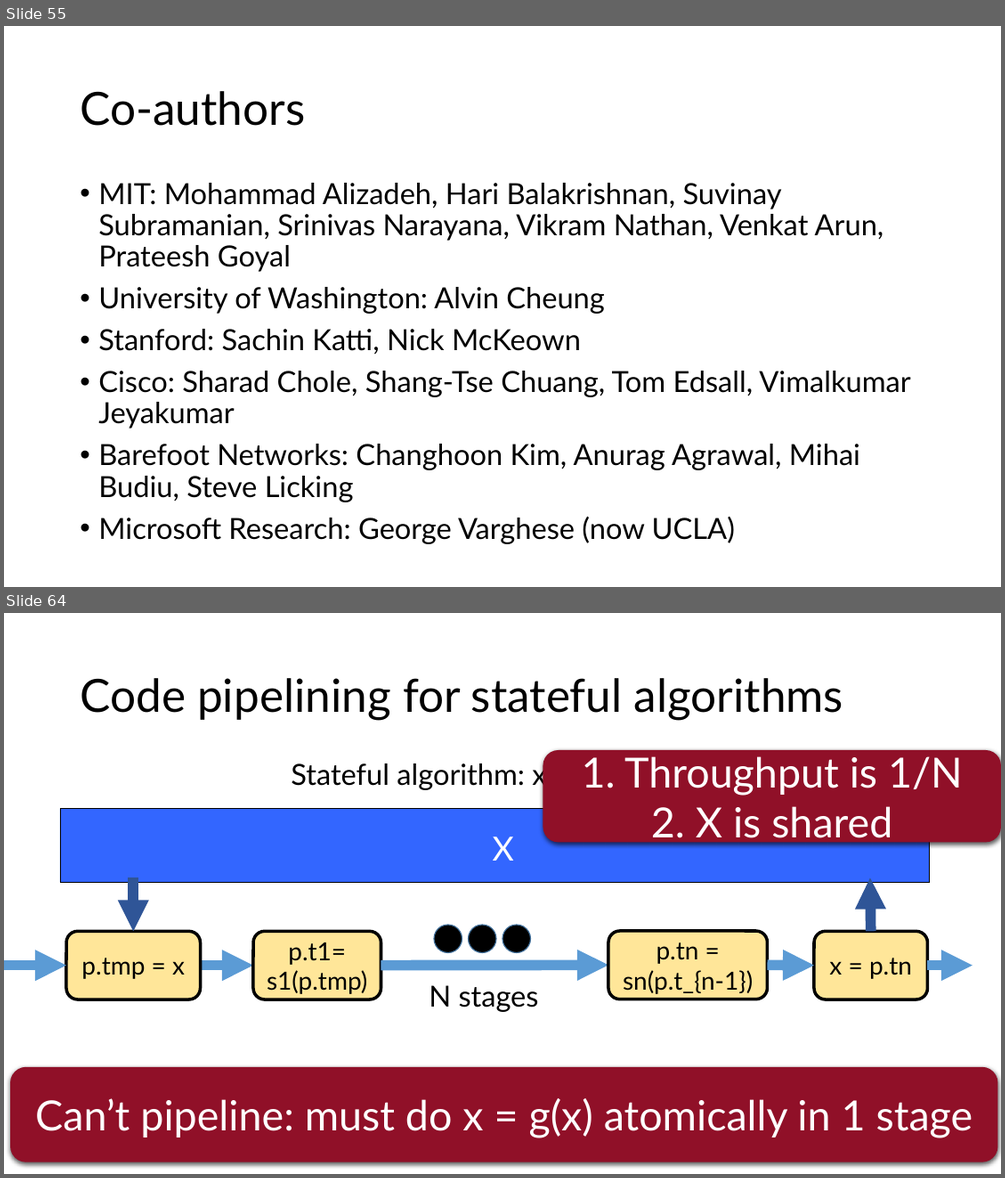
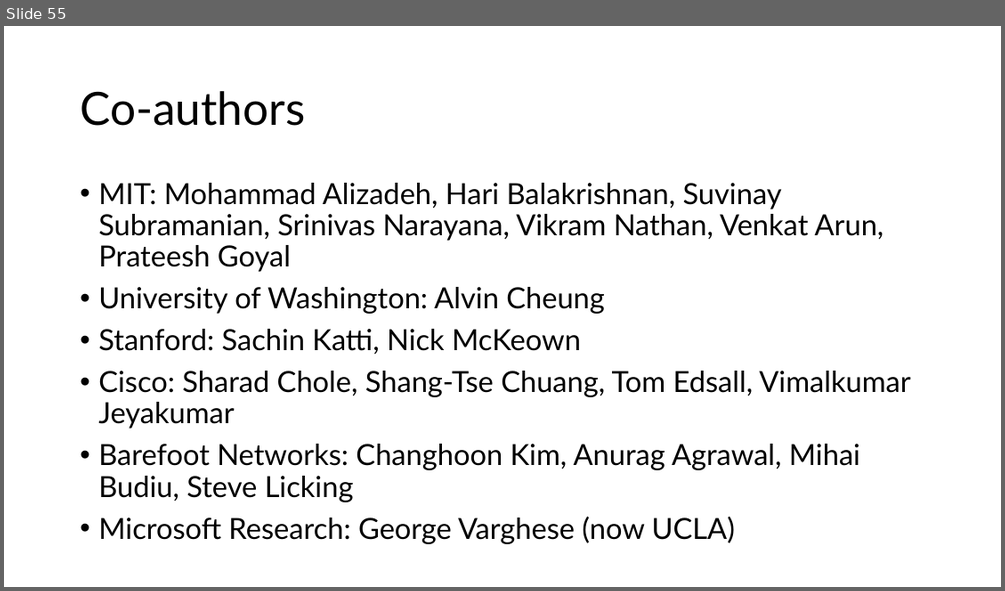
Before and after one commit to anirudhSK/pifo-domino-marple-ppts, a slide deck: uw_talk_for_upload.pptx. Shown one above the other, each under a label of ours: slides 55 and 64 before the commit, slide 55 after it; the slides between them are not shown. The pictures are 1005x1178 and 1005x591 pixels, drawn with LibreOffice and Linux fonts; fonts in the diff are those of the drawing. Boxes give left, top, right and bottom in pixels: in the first picture for what was removed or moved away, otherwise in the second. Text is boxed around its words. In the diff, an @@ line names an element or a change of style, - is before the commit and + after.

```diff
--- a/uw_talk_for_upload.pptx
+++ b/uw_talk_for_upload.pptx
@@ slide 64 removed at bbox=[4, 613, 1001, 1174], background #FFFFFF @@
@@ title removed at bbox=[80, 678, 843, 720] @@
-Code pipelining for stateful algorithms
@@ text removed at bbox=[291, 759, 623, 790] @@
-  Stateful algorithm: x = g(x)
@@ rounded rectangle removed at bbox=[543, 750, 1001, 842] @@
-1. Throughput is 1/N
-2. X is shared
@@ rectangle removed at bbox=[60, 808, 929, 882] @@
@@ text removed at bbox=[493, 836, 514, 860] @@
-X
@@ arrow removed from (133, 877) to (133, 931) @@
@@ arrow removed from (871, 931) to (870, 877) @@
@@ ellipse removed at bbox=[434, 925, 462, 953] @@
@@ ellipse removed at bbox=[469, 925, 497, 953] @@
@@ ellipse removed at bbox=[502, 925, 531, 953] @@
@@ rounded rectangle removed at bbox=[608, 931, 767, 999] @@
-p.tn =
-sn(p.t_{n-1})
@@ text removed at bbox=[429, 985, 539, 1012] @@
-N stages
@@ arrow removed from (768, 965) to (814, 965) @@
@@ group removed at bbox=[4, 931, 972, 999]: 4 arrows, 3 rounded rectangles @@
-p.tmp = x
-p.t1=
-s1(p.tmp)
-x = p.tn
@@ rounded rectangle removed at bbox=[10, 1067, 998, 1162] @@
-Can’t pipeline: must do x = g(x) atomically in 1 stage
```
Also in this commit, not shown: 63 other slides removed.
